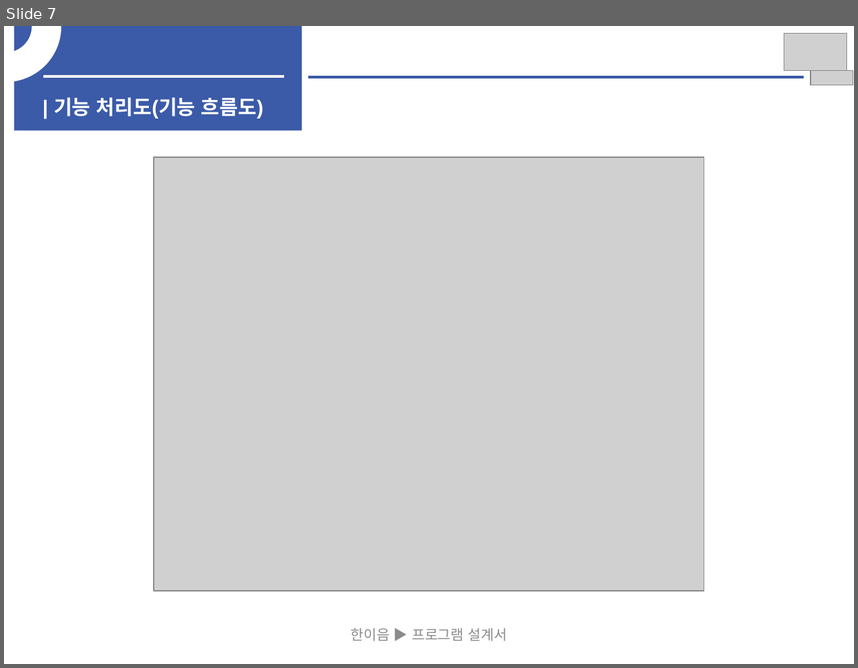
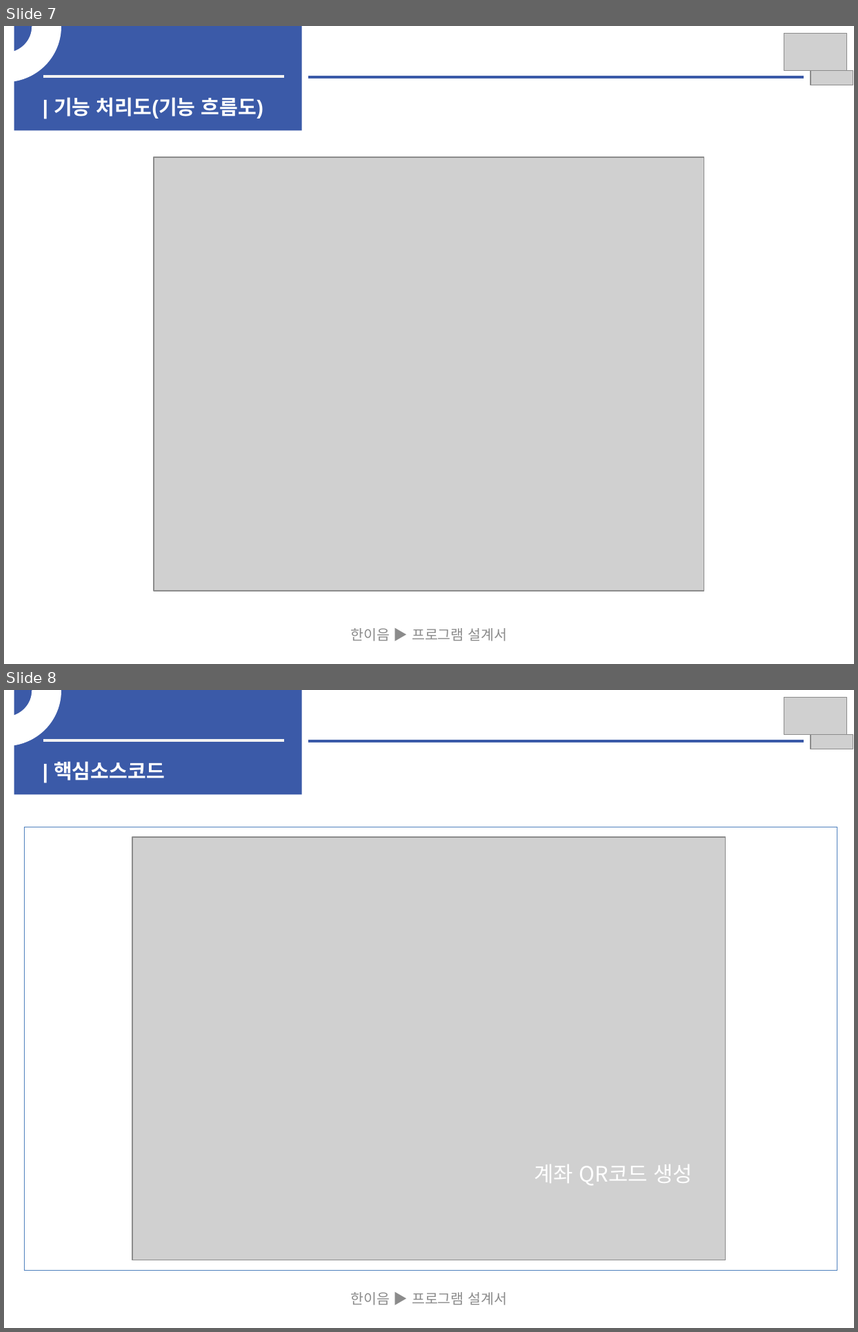
Before and after one commit to DevPrkms/koin_app, a slide deck: documents/중간보고서_박문수.pptx. Shown one above the other, each under a label of ours: slide 7 before the commit, slides 7 and 8 after it. The pictures are 858x668 and 858x1332 pixels, drawn with LibreOffice and Linux fonts; fonts in the diff are those of the drawing; grey boxes stand for pictures. Boxes give left, top, right and bottom in pixels: in the first picture for what was removed or moved away, otherwise in the second. Text is boxed around its words. In the diff, an @@ line names an element or a change of style, - is before the commit and + after.

```diff
--- a/documents/중간보고서_박문수.pptx
+++ b/documents/중간보고서_박문수.pptx
@@ slide 8 added at box(4, 690, 854, 1328), background #FFFFFF @@
@@ arch (boxed as its full ring) added at box(4, 690, 60, 745), fill #FFFFFF, outline #FFFFFF 2 pt @@
@@ rectangle added at box(14, 690, 302, 795), fill #3B5AA8 @@
@@ picture added at box(784, 698, 846, 735) @@
@@ line added from (43, 740) to (285, 740), #F2F2F2 2.25 pt @@
@@ line added from (308, 741) to (804, 741), #3B5AA8 2.25 pt @@
@@ picture added at box(811, 734, 853, 749) @@
@@ text added at box(54, 761, 165, 780), 17 pt, text #FFFFFF, bold @@
+| 핵심소스코드
@@ rectangle added at box(25, 827, 837, 1270), outline #4F81BD 0.75 pt @@
@@ picture added at box(132, 837, 726, 1259) @@
@@ text added at box(535, 1164, 693, 1185), 18 pt, text #FFFFFF @@
+계좌 QR코드 생성
@@ text added at box(351, 1292, 507, 1305), 12 pt, text #8C8C8C @@
+한이음 ▶ 프로그램 설계서
```
Also in this commit, not shown: 4 other files.
